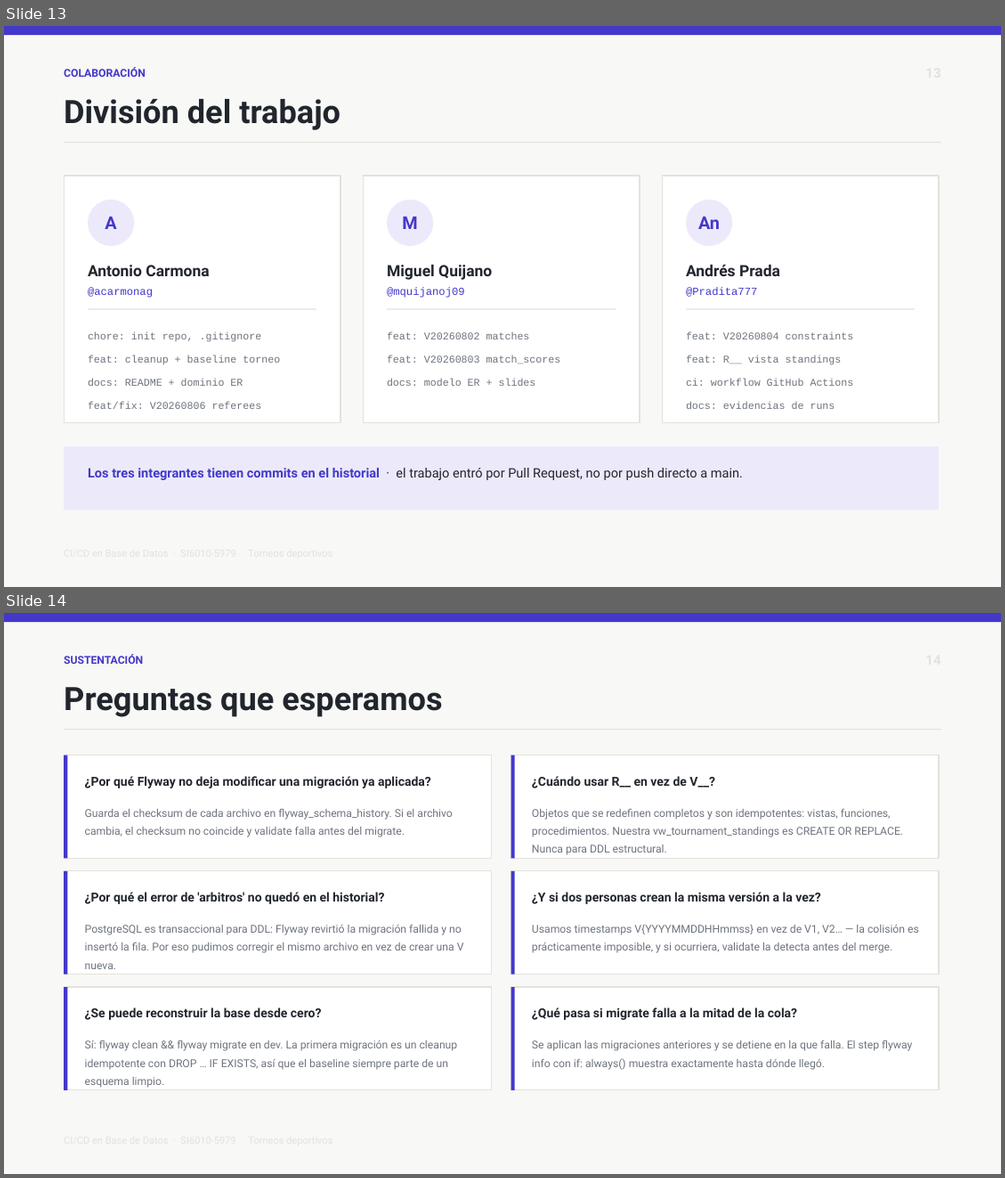
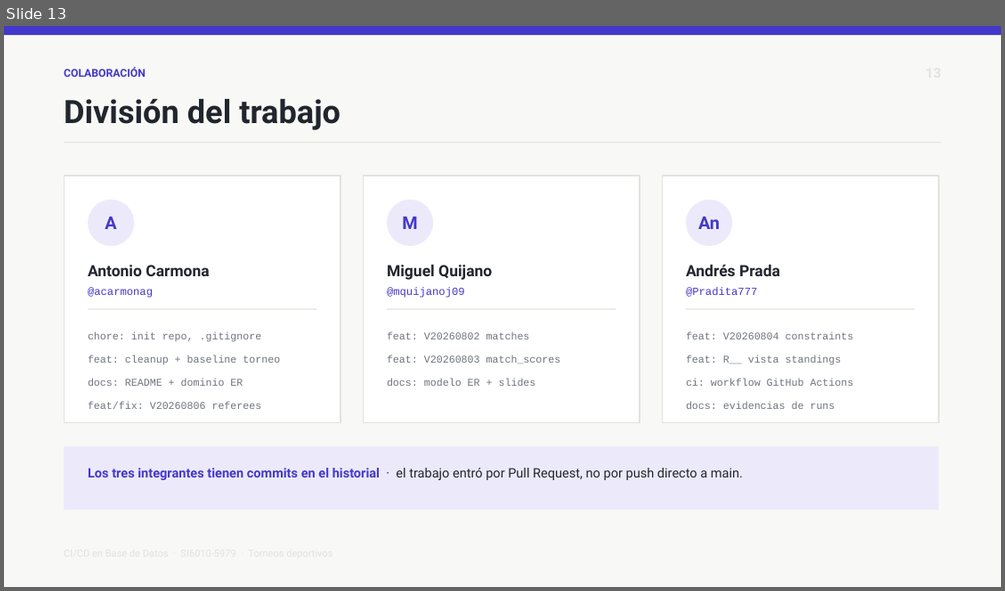
Before and after one commit to acarmonag/cicd-bd, a slide deck: docs/presentacion.pptx. Shown one above the other, each under a label of ours: slides 13 and 14 before the commit, slide 13 after it. The pictures are 1005x1178 and 1005x591 pixels, drawn with LibreOffice and Linux fonts; fonts in the diff are those of the drawing. Boxes give left, top, right and bottom in pixels: in the first picture for what was removed or moved away, otherwise in the second. Text is boxed around its words. In the diff, an @@ line names an element or a change of style, - is before the commit and + after.

```diff
--- a/docs/presentacion.pptx
+++ b/docs/presentacion.pptx
@@ slide 14 removed at [4,613,1001,1174], background #F8F8F6 @@
@@ rectangle removed at [4,613,1001,622] @@
@@ text removed at [64,654,143,664] @@
-SUSTENTACIÓN
@@ text removed at [64,687,442,717] @@
-Preguntas que esperamos
@@ rectangle removed at [64,729,941,730] @@
@@ rectangle removed at [64,755,492,859] @@
@@ rectangle removed at [64,755,67,859] @@
@@ rectangle removed at [511,755,938,859] @@
@@ rectangle removed at [511,755,515,859] @@
@@ text removed at [85,776,431,788] @@
-¿Por qué Flyway no deja modificar una migración ya aplicada?
@@ text removed at [532,776,715,788] @@
-¿Cuándo usar R__ en vez de V__?
@@ text removed at [85,809,452,837] @@
-Guarda el checksum de cada archivo en flyway_schema_history. Si el archivo cambia, el checksum no coincide y validate falla antes del migrate.
@@ text removed at [532,809,903,855] @@
-Objetos que se redefinen completos y son idempotentes: vistas, funciones, procedimientos. Nuestra vw_tournament_standings es CREATE OR REPLACE. Nunca para DDL estructural.
@@ rectangle removed at [64,871,492,974] @@
@@ rectangle removed at [64,871,67,974] @@
@@ rectangle removed at [511,871,938,974] @@
@@ rectangle removed at [511,871,515,974] @@
@@ text removed at [85,892,384,904] @@
-¿Por qué el error de 'arbitros' no quedó en el historial?
@@ text removed at [532,892,821,904] @@
-¿Y si dos personas crean la misma versión a la vez?
@@ text removed at [85,925,464,969] @@
-PostgreSQL es transaccional para DDL: Flyway revirtió la migración fallida y no insertó la fila. Por eso pudimos corregir el mismo archivo en vez de crear una V nueva.
@@ text removed at [532,924,919,953] @@
-Usamos timestamps V{YYYYMMDDHHmmss} en vez de V1, V2… — la colisión es prácticamente imposible, y si ocurriera, validate la detecta antes del merge.
@@ rectangle removed at [64,987,492,1090] @@
@@ rectangle removed at [64,987,67,1090] @@
@@ text removed at [85,1007,322,1020] @@
-¿Se puede reconstruir la base desde cero?
@@ rectangle removed at [511,987,938,1090] @@
@@ rectangle removed at [511,987,515,1090] @@
@@ text removed at [532,1007,797,1020] @@
-¿Qué pasa si migrate falla a la mitad de la cola?
@@ text removed at [85,1040,458,1087] @@
-Sí: flyway clean && flyway migrate en dev. La primera migración es un cleanup idempotente con DROP … IF EXISTS, así que el baseline siempre parte de un esquema limpio.
@@ text removed at [532,1040,912,1070] @@
-Se aplican las migraciones anteriores y se detiene en la que falla. El step flyway info con if: always() muestra exactamente hasta dónde llegó.
```
Also in this commit, not shown: 2 slides changed.
